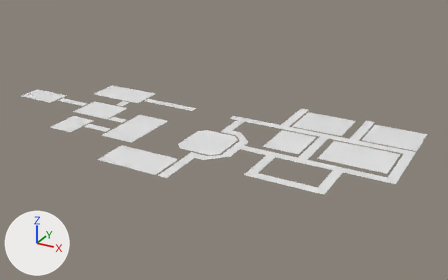
Two versions of the FBX model Assets/Floreplan/Ceelings.fbx, one commit apart.
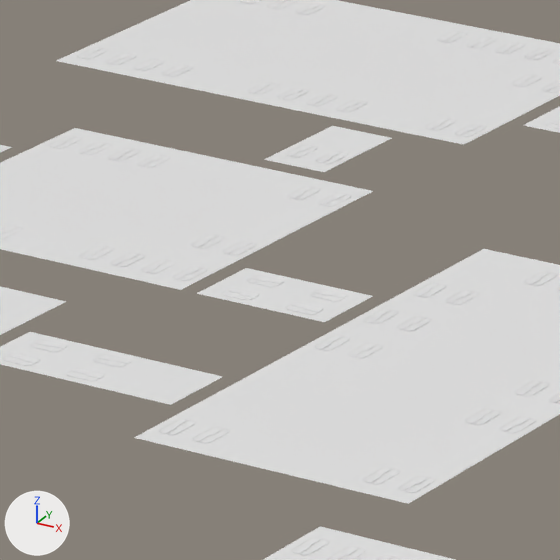
The first picture shows the older version from a 50 mm camera at (120.2, -171.6, 108.9) aimed at (-2.1, 50.8, -2.3). The close-ups show the older and then the newer version on the part from 19% to 33% of the width and 31% to 53% of the height of that picture. Only the edits that show in the close-ups are written down. Arrows for +X, +Y and +Z are at lower left; the lights stay in place. Where no turn or scale is listed for an object, it has been applied to the vertices.

Names of what the first close-up shows: 'Celling.004', 'Celling.022', 'Celling.024', 'Celling.025', 'Celling.027', 'Celling.029', 'Celling.030', 'Celling.032' and 2 more.
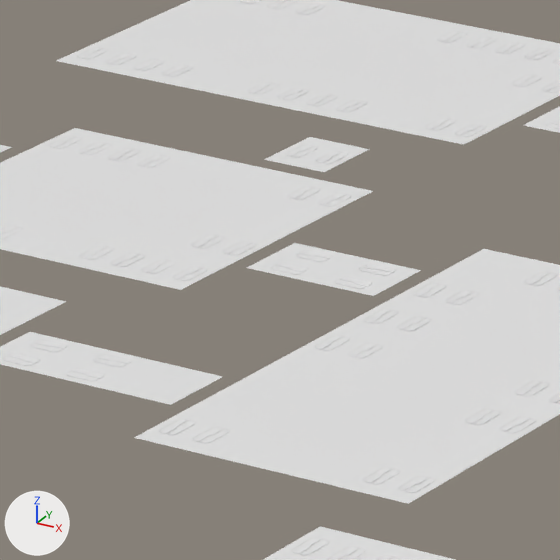
What the commit changed:
me_plane_168 is used by ob_celling_029; location (-47.0, 41.0, 3.0).
me_plane_168 had 230 vertices, 242 faces and spanned x -7.0..1.0, y -6.0..-2.0, z -0.05..0.0.
me_plane_168 now has 230 vertices, 242 faces and spans x -7.0..1.0, y -2.0..2.0, z -0.05..0.0.
me_plane_168 part 1: the whole mesh is moved by (0.0, 4.0, 0.0).
me_plane_121 is used by ob_celling_032; location (-61.0, 53.0, 3.0).
me_plane_121 had 116 vertices, 121 faces and spanned x -2.0..2.0, y -1.0..5.0, z -0.05..0.0.
me_plane_121 now has 116 vertices, 121 faces and spans x -2.0..2.0, y -1.0..3.0, z -0.05..0.0.
Part 2, on me_plane_121:
Vertex 0 of me_plane_121 moves from (-2.0, 5.0, 0.0) at pixel (332, 125) to (-2.0, 3.0, 0.0) at pixel (309, 136).
Vertex 6 of me_plane_121 moves from (2.0, 5.0, 0.0) at pixel (392, 137) to (2.0, 3.0, 0.0) at pixel (369, 149).

Pixel boxes [x1, y1, x2, y2] of what changed, in the close-ups (560 x 560 px; the box of a moved part takes in the faces that stretch with it):
'Celling.029', moved
    before: [197, 268, 373, 322]
    after: [247, 243, 421, 296]
'Celling.032', reshaped (17% narrower, 23% shorter)
    before: [264, 126, 391, 172]
    after: [264, 137, 369, 172]
part 2 of me_plane_121, moved or reshaped
    before: [266, 126, 391, 172]
    after: [266, 137, 369, 172]
